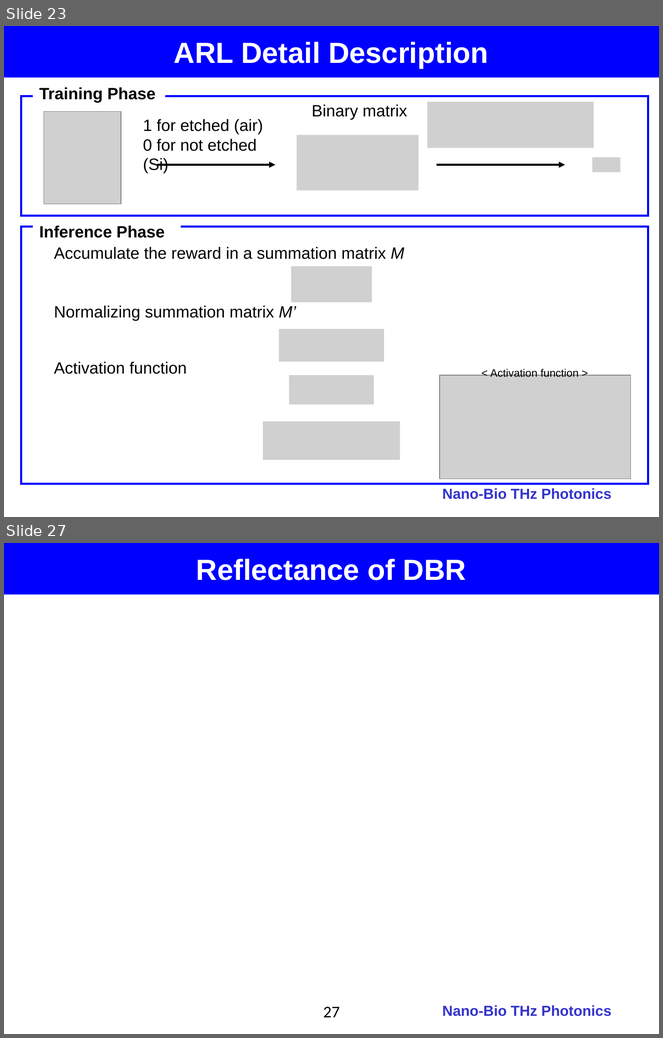
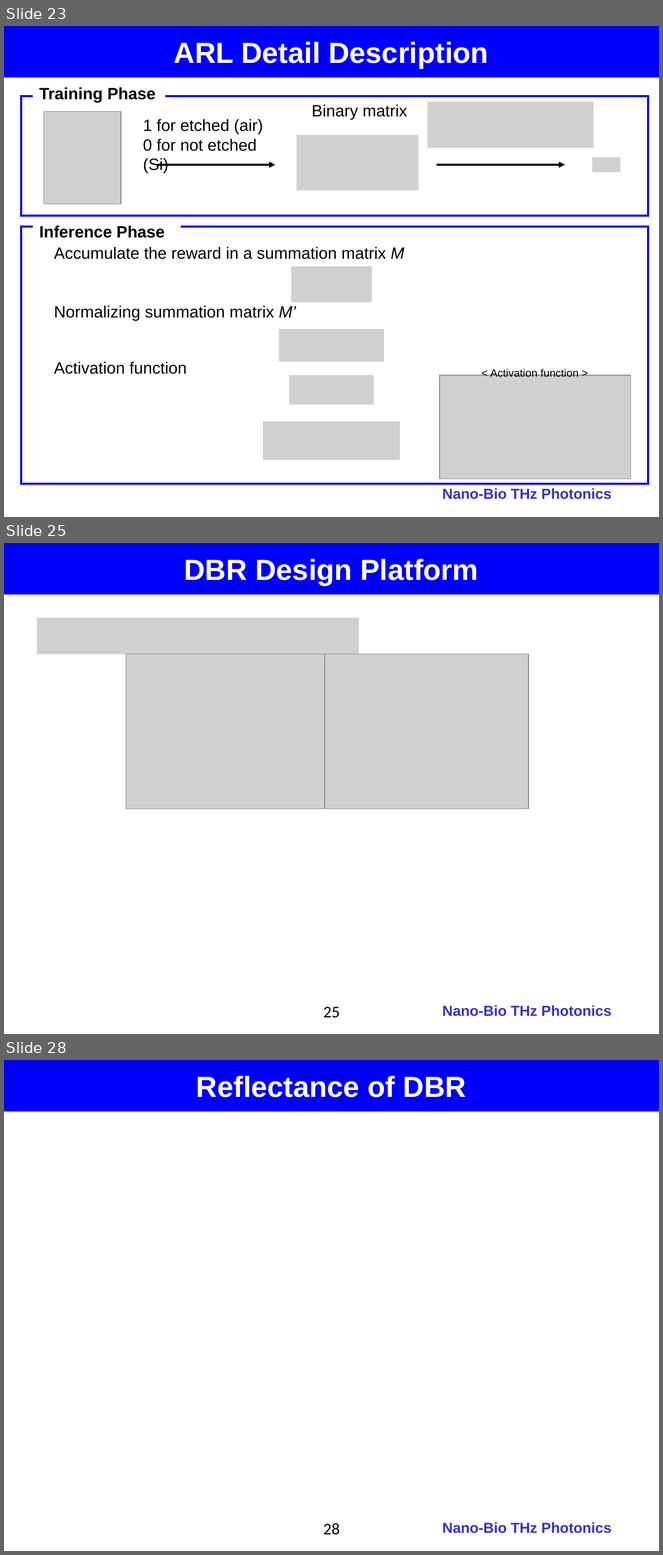
Before and after one commit to jglee96/NBTP_Lab, a slide deck: 개인/석사학위논문/Thesis_Presentation_v2.pptx. Shown one above the other, each under a label of ours: slides 23 and 27 before the commit, slides 23, 25 and 28 after it; the slides between them are not shown. The pictures are 663x1038 and 663x1555 pixels, drawn with LibreOffice and Linux fonts; fonts in the diff are those of the drawing; grey boxes stand for pictures; background and template pictures are left out. Boxes give left, top, right and bottom in pixels: in the first picture for what was removed or moved away, otherwise in the second. Text is boxed around its words. In the diff, an @@ line names an element or a change of style, - is before the commit and + after.

```diff
--- a/개인/석사학위논문/Thesis_Presentation_v2.pptx
+++ b/개인/석사학위논문/Thesis_Presentation_v2.pptx
@@ slide 25 added at box(4, 543, 659, 1034), background #FFFFFF; not listed: 1 template element that a slide beside it also shows @@
@@ rectangle added at box(4, 543, 659, 595), fill #0000FF, 32 pt, text #FFFFFF, bold @@
+DBR Design Platform
@@ picture added at box(37, 618, 359, 654) @@
@@ picture added at box(126, 654, 332, 809) @@
@@ picture added at box(325, 654, 529, 809) @@
@@ page number added at box(323, 1007, 340, 1018), 18 pt, text #000000 @@
+25
@@ what was slide 27 is now slide 28 @@
@@ page number at box(323, 1523, 340, 1535): text changed @@
-27
+28
```
Also in this commit, not shown: 7 slides changed, 17 other files.
